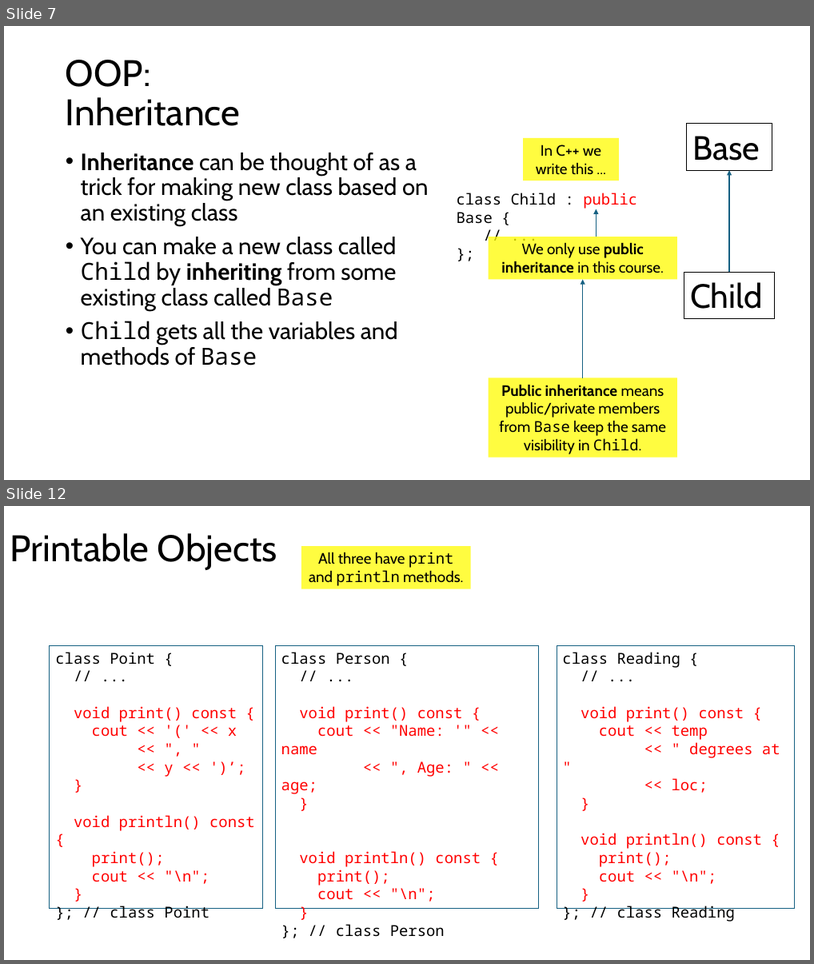
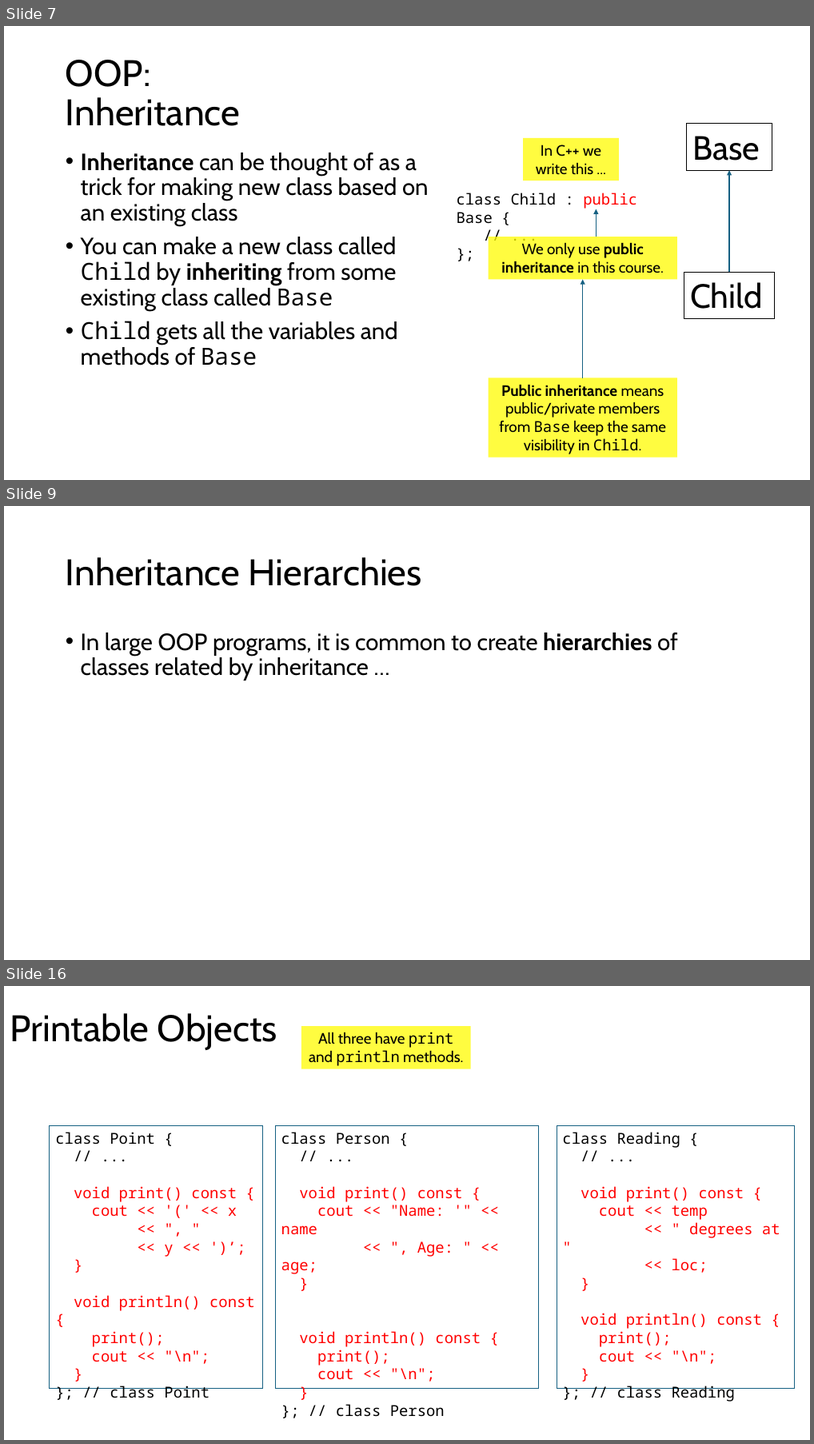
Before and after one commit to tjd1234/cmpt125spring2026, a slide deck: notes/week6/week6.pptx. Shown one above the other, each under a label of ours: slides 7 and 12 before the commit, slides 7, 9 and 16 after it; the slides between them are not shown. The pictures are 814x964 and 814x1444 pixels, drawn with LibreOffice and Linux fonts; fonts in the diff are those of the drawing. Boxes give left, top, right and bottom in pixels: in the first picture for what was removed or moved away, otherwise in the second. Text is boxed around its words. In the diff, an @@ line names an element or a change of style, - is before the commit and + after.

```diff
--- a/notes/week6/week6.pptx
+++ b/notes/week6/week6.pptx
@@ slide 9 added at (x1=4, y1=506, x2=810, y2=960), background #FFFFFF @@
@@ title added at (x1=66, y1=557, x2=422, y2=586), 44 pt, text #000000 @@
+Inheritance Hierarchies
@@ text added at (x1=81, y1=632, x2=678, y2=680), 28 pt, text #000000 @@
+• In large OOP programs, it is common to create hierarchies of classes related by inheritance …
@@ what was slide 12 is now slide 16 @@
```
Also in this commit, not shown: 9 slides changed, 3 other slides added, 12 other files.
